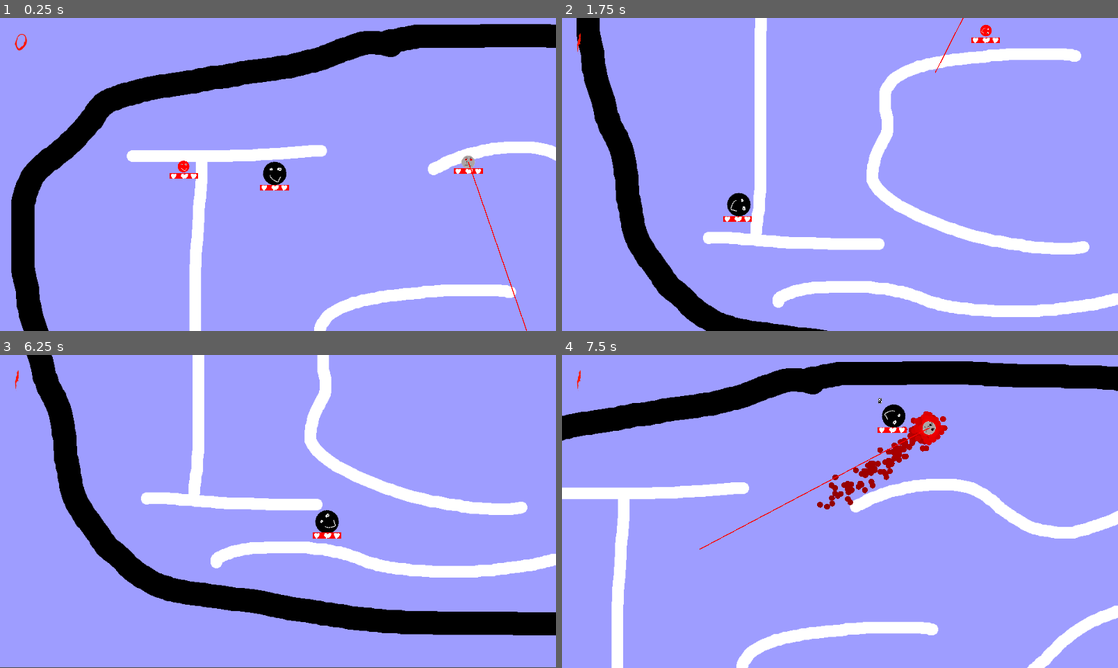
Above: before the commit, frames 1-4 (two rows, left to right).
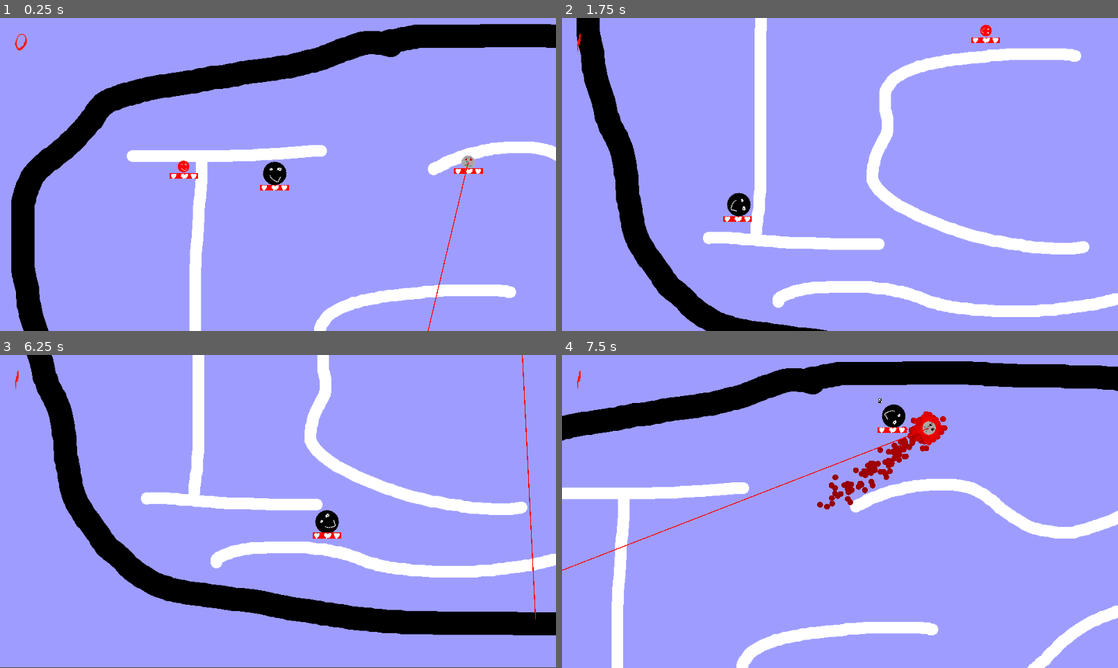
Above: after the commit, the same moments.

Repository: Junber/LD-47
Game: Godot game, scene res://Scenes/Root.tscn
The game is run twice, just before and just after one commit, with the same random seed, the same clock (stepped at 60 frames per second) and the same inputs.
Inputs:
- Up to frame 1 (0.25 s): no input
- Up to frame 2 (1.75 s): hold D (move_right) 0.53-1.28 s; tap Space (boost) at 0.6, 1.35 s; hold S (move_down) from 1.28 s (still down)
- Up to frame 3 (6.25 s): release S (move_down) at 2.03 s; hold D (move_right) 2.03-2.78 s; tap Space (boost) every 0.75 s from 2.1 to 5.85 s; hold W (move_up) 2.78-3.53 s; hold A (move_left) 3.53-5.03 s; hold S (move_down) 5.03-5.78 s; hold D (move_right) from 5.78 s (still down)
- Up to frame 4 (7.5 s): release D (move_right) at 6.53 s; hold W (move_up) 6.53-7.28 s; tap Space (boost) at 6.6, 7.35 s; hold D (move_right) from 7.28 s (still down)

The runs differ from the first frame. In frame 1, 0.2% of the frame differs, in the area x 76-95%, y 46-100%; in frame 2, less than 0.1%; in frame 3, 0.1%; in frame 4, 0.3%, in the area x 0-67%, y 23-69%.

Commit message:
fix global laser collision point to local

Diff:
--- a/Scenes/Cyborg.tscn
+++ b/Scenes/Cyborg.tscn
@@ -18,7 +18,7 @@
 [node name="Laser" type="RayCast2D" parent="." index="5"]
 enabled = true
 cast_to = Vector2( 0, 10000 )
-collision_mask = 5
+collision_mask = 7
 script = ExtResource( 5 )
 
 [node name="LaserBeam" type="Line2D" parent="Laser" index="0"]
--- a/Scripts/Laser.gd
+++ b/Scripts/Laser.gd
@@ -12,5 +12,5 @@
 
 	if is_colliding():
 		var point = get_collision_point()
-		laserBeam.points[1]=point
+		laserBeam.points[1]=to_local(point)
 		print(get_collider().name)
